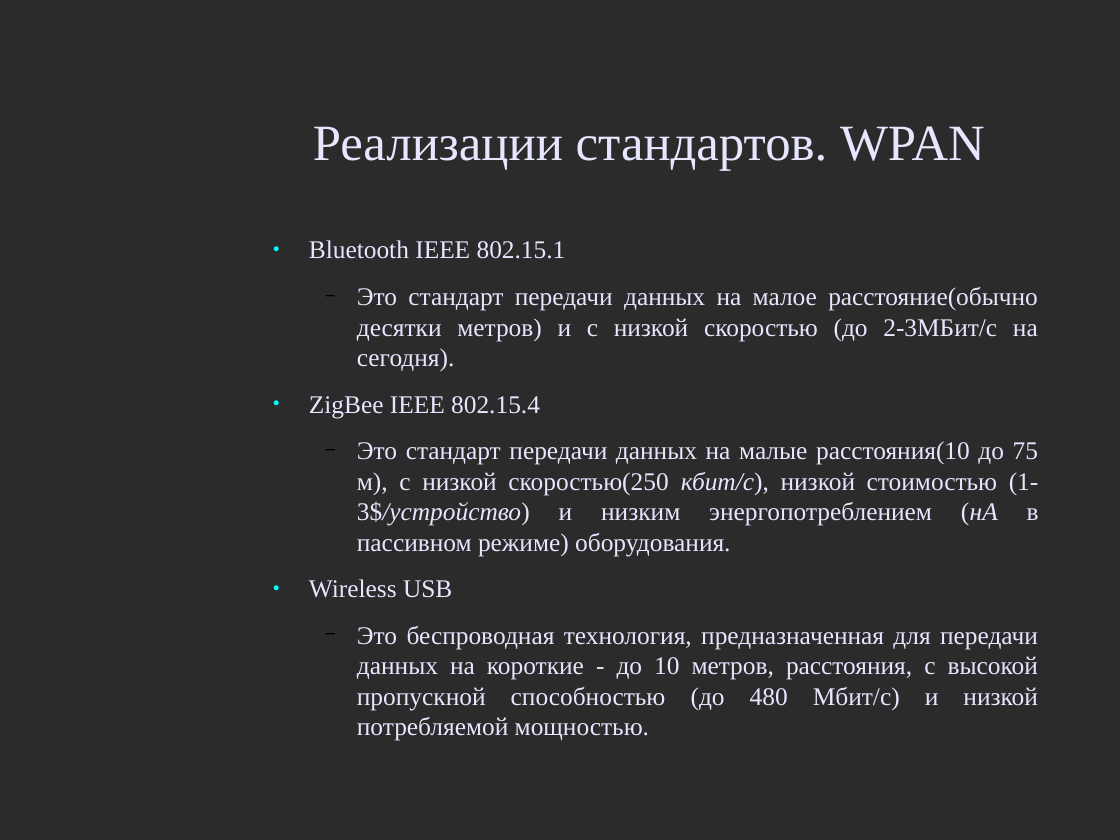
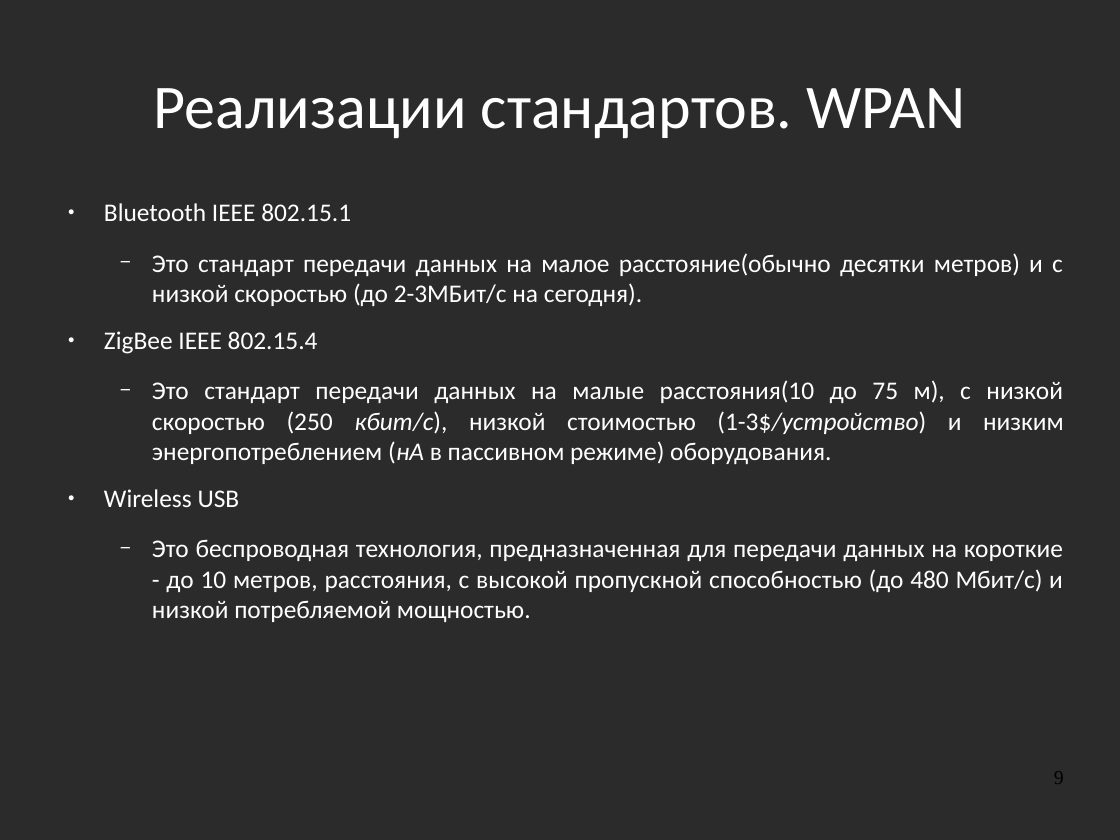
Before and after one commit to aeremenok/a-team-777, a slide deck: slide 9 of 10/smm/doc/eav_wireless.odp. Drawn at 1120x840 pixels with LibreOffice and Linux fonts; fonts in the diff are those of the drawing; background and template pictures are left out; a plain dark background stands for a picture behind light text. Boxes give left, top, right and bottom in pixels: in the first picture for what was removed or moved away, otherwise in the second. Text is boxed around its words. In the diff, an @@ line names an element or a change of style, - is before the commit and + after.

```diff
--- a/10/smm/doc/eav_wireless.odp
+++ b/10/smm/doc/eav_wireless.odp
@@ title "Реализации стандартов. WPAN": place and size @@
-title "Реализации стандартов. WPAN" at box(313, 126, 985, 170)
+title "Реализации стандартов. WPAN" at box(153, 88, 965, 138)
@@ title "Реализации стандартов. WPAN" at box(153, 88, 965, 138): size 36 to 44 pt, font Times New Roman to Calibri, text colour #E6E6FF to #FFFFFF @@
@@ text "Bluetooth IEEE 802.15.1": place and size @@
-text "Bluetooth IEEE 802.15.1" at box(309, 240, 1039, 741)
+text "Bluetooth IEEE 802.15.1" at box(104, 203, 1064, 622)
@@ text at box(104, 203, 1063, 622): font Times New Roman to Calibri, text colour #E6E6FF to #FFFFFF in "Bluetooth IEEE 802.15.1", "Это стандарт передачи данных на малое расстояние(обычно ...", "ZigBee IEEE 802.15.4", "Wireless USB" and 1 more places; more space between paragraphs; bullet colour #00FFFF to #FFFFFF; bullet colour #000000 to #FFFFFF @@
@@ text at box(152, 380, 1064, 464): text changed; font Times New Roman to Calibri; text colour #E6E6FF to #FFFFFF @@
-  − Это стандарт передачи данных на малые расстояния(10 до 75 м), с низкой скоростью(250 кбит/с), низкой стоимостью (1-3$/устройство) и низким энергопотреблением (нА в пассивном режиме) оборудования.
+  − Это стандарт передачи данных на малые расстояния(10 до 75 м), с низкой скоростью (250 кбит/с), низкой стоимостью (1-3$/устройство) и низким энергопотреблением (нА в пассивном режиме) оборудования.
@@ page number added at box(1054, 773, 1064, 784), 14 pt, text #000000 @@
+9
```
Also in this commit, not shown: 44 other slides changed, 1 slide added, 1 slide removed.
